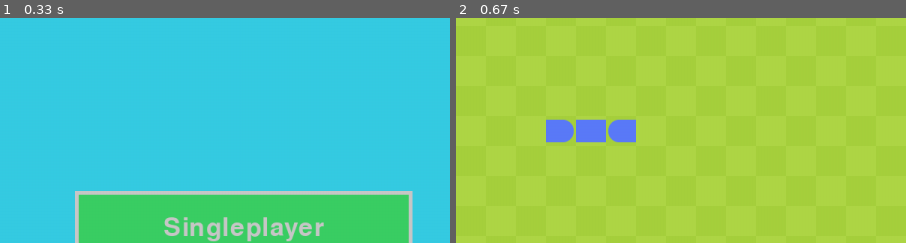
Above: before the commit, frames 1-2 (left to right).
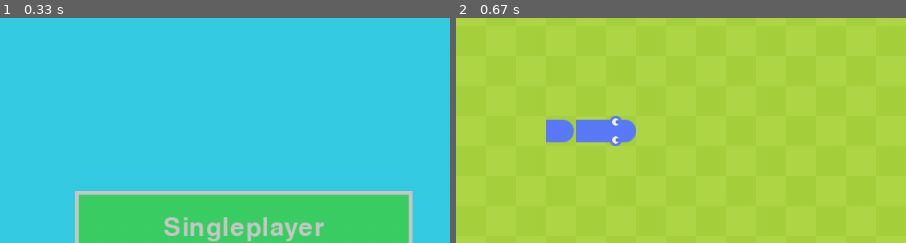
Above: after the commit, the same moments.

Repository: Chiarasenu/PYGAME-GIOCO-3P
Game: pygame game, started from gioco/gioco_snake.py
Same seed, same stepped clock (60 frames per second), same inputs: the game is played once before the commit and once after it.
Inputs (mouse positions are % of the whole screen's width and height, from its top left):
- Up to frame 1 (0.33 s): no input
- Up to frame 2 (0.67 s): click (27, 58) at 0.38 s
The pictures show only the part of the screen within x 0-50%, y 12-62%; the shares and areas given below are measured in that part.

Frame 1 is identical in both runs. In frame 2, 0.3% of the frame differs, in the area x 33-40%, y 43-57%.

Commit message:
da testa a coda

Diff:
--- a/gioco/snake_blu.py
+++ b/gioco/snake_blu.py
@@ -53,7 +53,7 @@
     def update_coda(self):
         nuova_coda = self.corpo[-2] - self.corpo[-1]
         if nuova_coda == Vector2(1,0):
-            self.testa = self.codaO
+            self.coda = self.codaO
         elif nuova_coda == Vector2(-1,0):
             self.coda = self.codaE
         elif nuova_coda == Vector2(0,1):
--- a/gioco/snake_rosso.py
+++ b/gioco/snake_rosso.py
@@ -53,7 +53,7 @@
     def update_coda(self):
         nuova_coda = self.corpo_r[-2] - self.corpo_r[-1]
         if nuova_coda == Vector2(1,0):
-            self.testa = self.codaO_r
+            self.coda = self.codaO_r
         elif nuova_coda == Vector2(-1,0):
             self.coda = self.codaE_r
         elif nuova_coda == Vector2(0,1):
